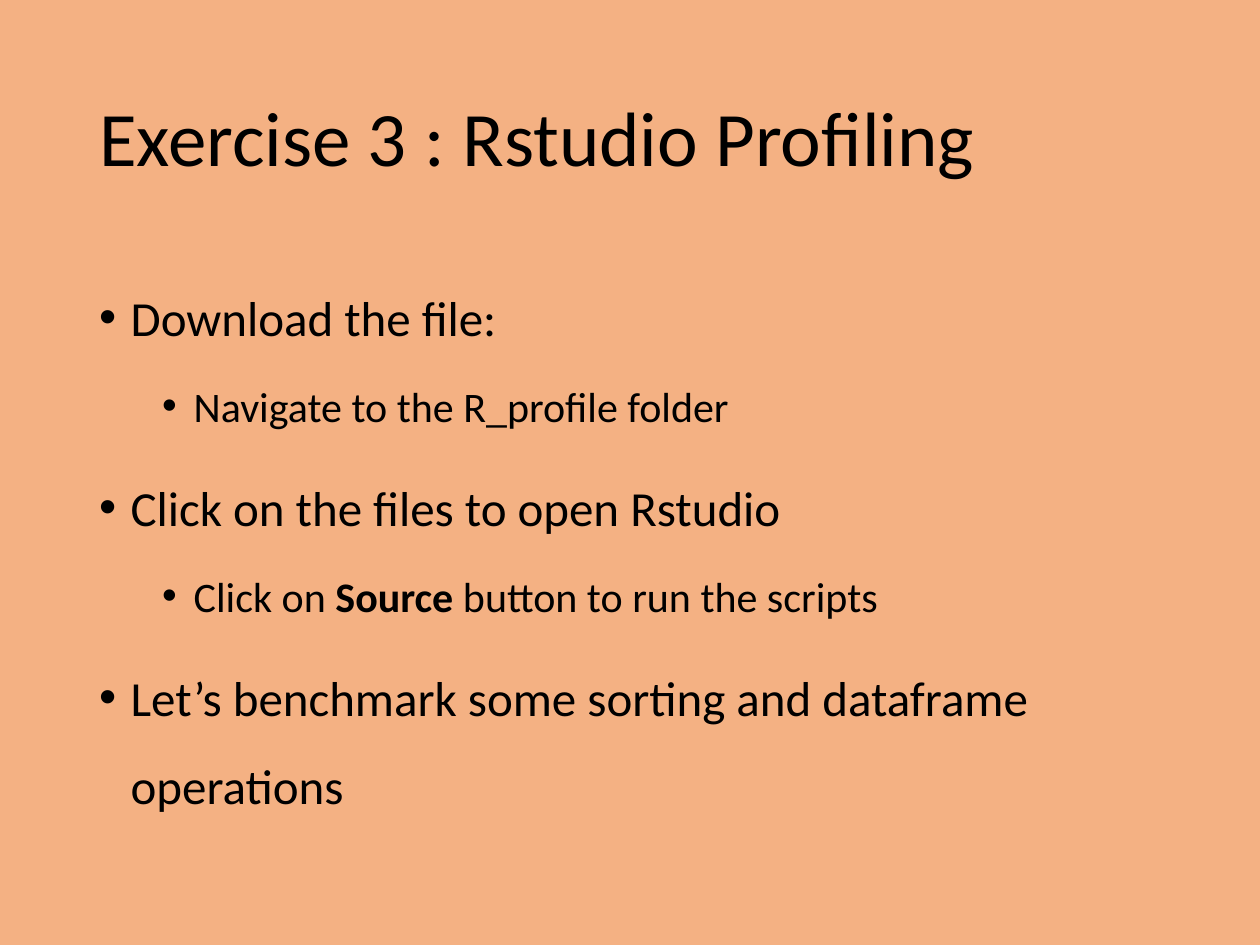
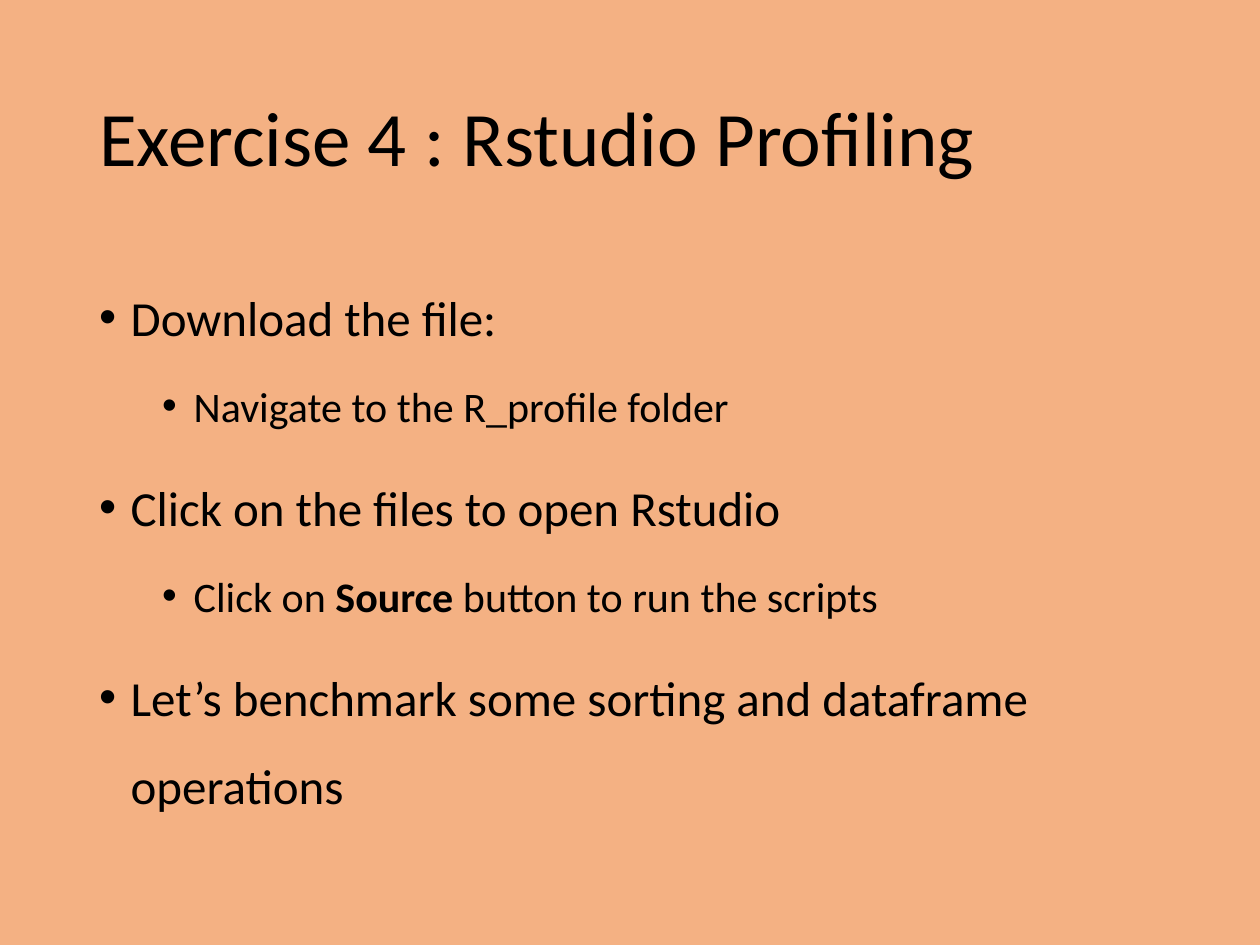
Before and after one commit to PrincetonUniversity/intro_debugging, a slide deck: slide 16 of 01_overview/Introduction_To_Debugging.pptx. Drawn at 1260x945 pixels with LibreOffice and Linux fonts; fonts in the diff are those of the drawing. Boxes give left, top, right and bottom in pixels: in the first picture for what was removed or moved away, otherwise in the second. Text is boxed around its words. In the diff, an @@ line names an element or a change of style, - is before the commit and + after.

```diff
--- a/01_overview/Introduction_To_Debugging.pptx
+++ b/01_overview/Introduction_To_Debugging.pptx
@@ title at bbox=[99, 112, 975, 180]: text changed @@
-Exercise 3 : Rstudio Profiling
+Exercise 4 : Rstudio Profiling
```
Also in this commit, not shown: 3 other slides changed.
